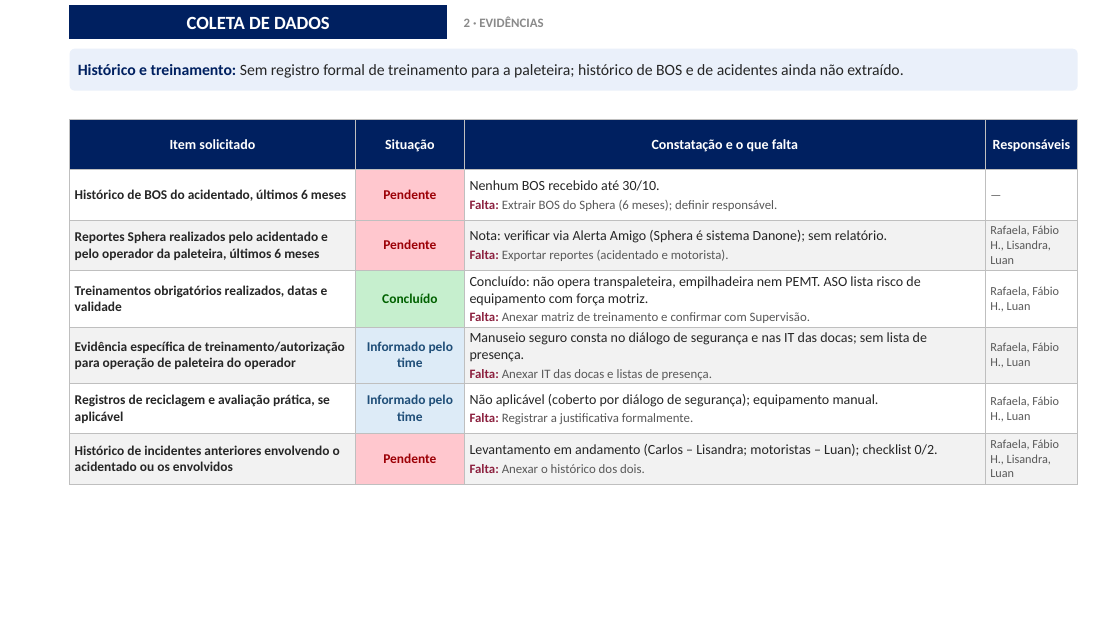
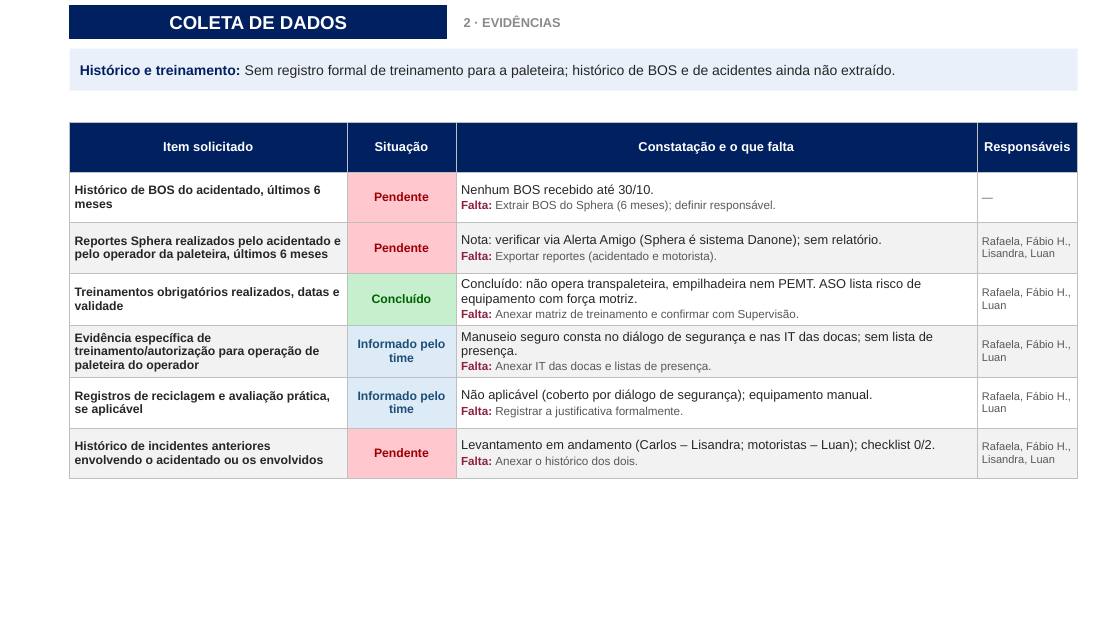
Before and after one commit to luantavarez9/hospital-seguro, a slide deck: slide 9 of entrega_acidente_GRU1/Apresentacao_Ocorrencia_Acidente_GRU_I.pptx. Drawn at 1120x630 pixels with LibreOffice and Linux fonts; fonts in the diff are those of the drawing; background and template pictures are left out. Boxes give left, top, right and bottom in pixels: in the first picture for what was removed or moved away, otherwise in the second. Text is boxed around its words. In the diff, an @@ line names an element or a change of style, - is before the commit and + after.

```diff
--- a/entrega_acidente_GRU1/Apresentacao_Ocorrencia_Acidente_GRU_I.pptx
+++ b/entrega_acidente_GRU1/Apresentacao_Ocorrencia_Acidente_GRU_I.pptx
@@ rectangle "COLETA DE DADOS" at [70,6,447,39]: font Calibri to Arial @@
@@ text "2 · EVIDÊNCIAS" at [464,18,561,27]: font Calibri to Arial @@
@@ rectangle "Histórico e treinamento: Sem registro ..." at [70,49,1078,91]: size 13.5 to 12 pt, font Calibri to Arial; rounded rectangle to rectangle @@
@@ table at [70,122,1078,475] @@
@@ size 12 to 11 pt in "Item solicitado", "Situação", "Constatação e o que falta", "Responsáveis" and 6 more places @@
@@ font Calibri to Arial @@
@@ size 11.5 to 10.5 pt in "Histórico de BOS do acidentado, últimos 6 ...", "Pendente", "Reportes Sphera realizados pelo acidentado e pelo ...", "Pendente" and 8 more places @@
@@ size 11 to 10 pt in "Falta: Extrair BOS do Sphera (6 meses); ...", "Falta: Exportar reportes (acidentado e motorista).", "Falta: Anexar matriz de treinamento e confirmar ...", "Falta: Anexar IT das docas e listas ..." and 2 more places @@
@@ size 10.5 to 9.5 pt in "—", "Rafaela, Fábio H., Lisandra, Luan", "Rafaela, Fábio H., Luan", "Rafaela, Fábio H., Luan" and 2 more places @@
```
Also in this commit, not shown: 23 other slides changed, 31 other files.
